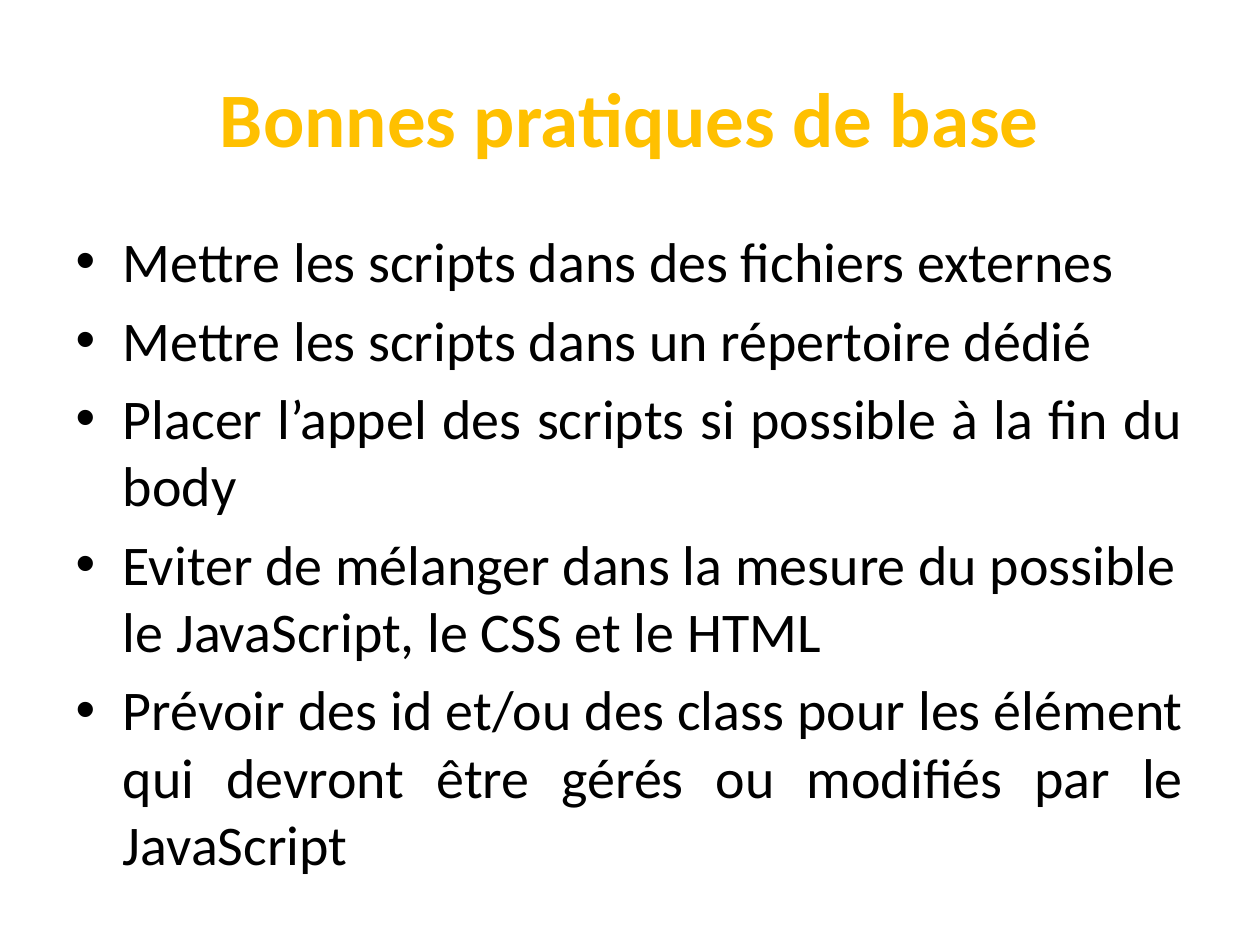
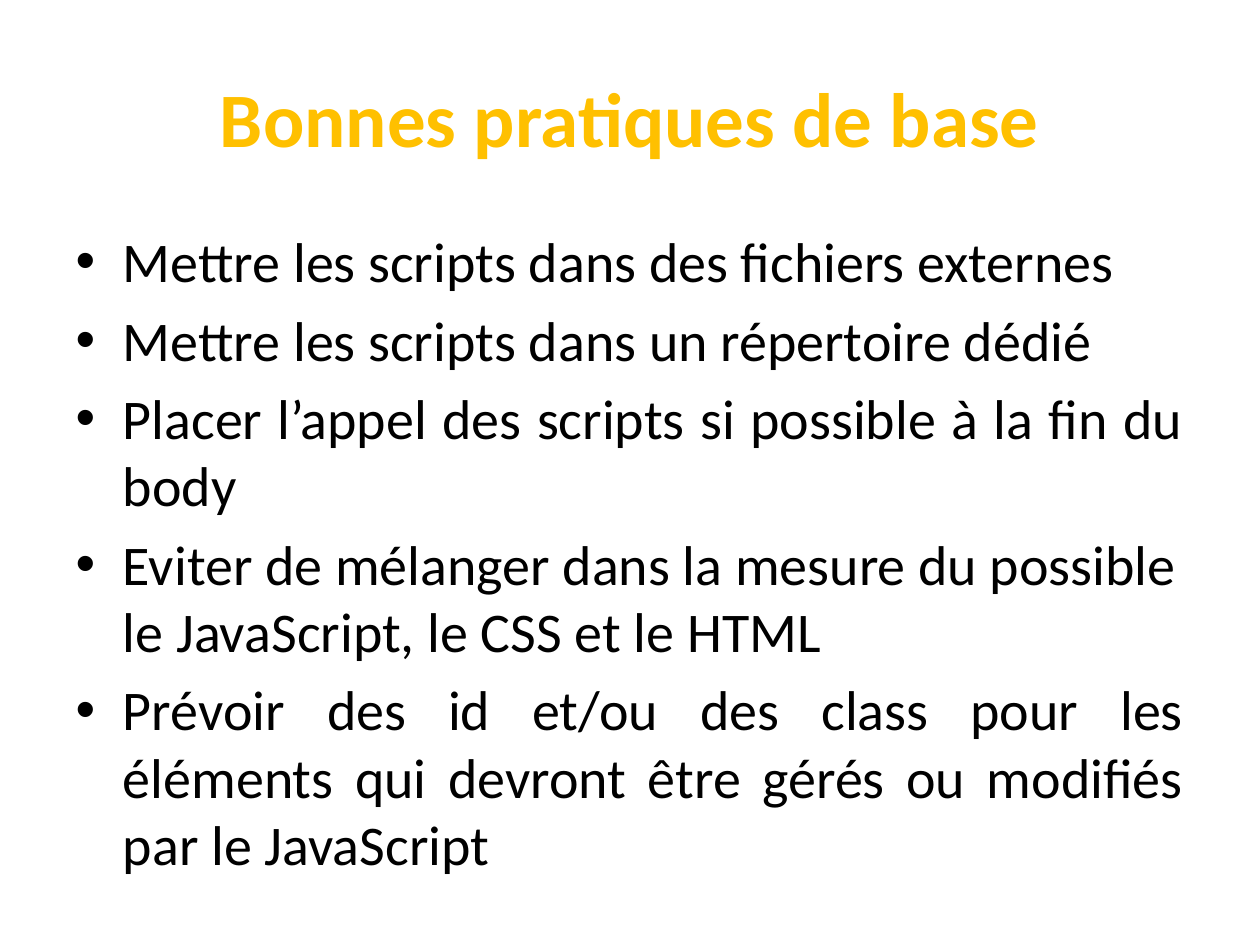
Before and after one commit to codeRoomMarseille/JavaScript_20180914, a slide deck: slide 10 of javascript.pptx. Drawn at 1260x945 pixels with LibreOffice and Linux fonts; fonts in the diff are those of the drawing. Boxes give left, top, right and bottom in pixels: in the first picture for what was removed or moved away, otherwise in the second. Text is boxed around its words. In the diff, an @@ line names an element or a change of style, - is before the commit and + after.

```diff
--- a/javascript.pptx
+++ b/javascript.pptx
@@ text at (123, 691, 1183, 874): text changed @@
-• Prévoir des id et/ou des class pour les élément qui devront être gérés ou modifiés par le JavaScript
+• Prévoir des id et/ou des class pour les éléments qui devront être gérés ou modifiés par le JavaScript
```
Also in this commit, not shown: 11 other slides changed.
